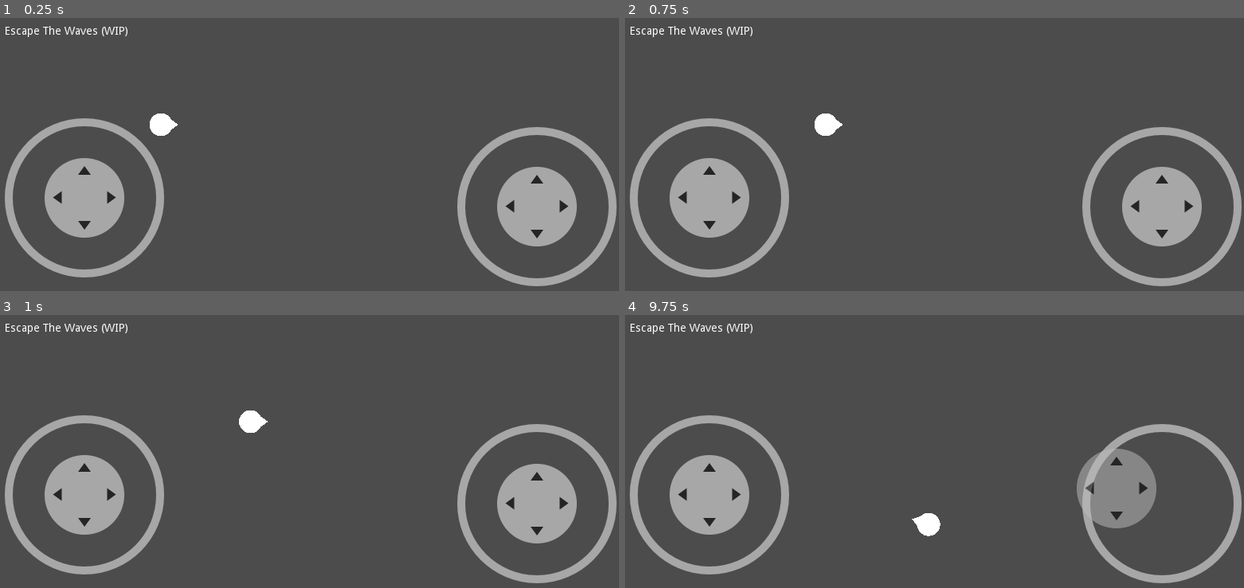
Above: before the commit, frames 1-4 (two rows, left to right).
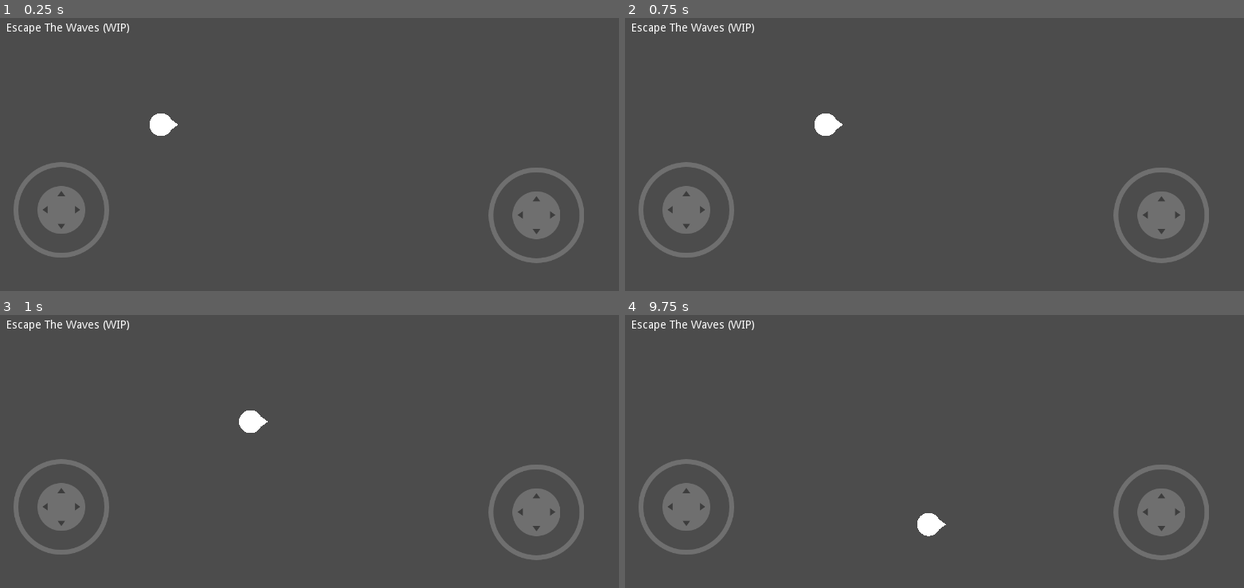
Above: after the commit, the same moments.

Repository: EmilienLeroy/EscapeTheWave
Game: Godot game, scene res://main.tscn
Same seed, same stepped clock (60 frames per second), same inputs: the game is played once before the commit and once after it.
Inputs (mouse positions are in pixels of both pictures, inside the frame that each line leads up to):
- Up to frame 1 (0.25 s): no input
- Up to frame 2 (0.75 s): tap Enter at 0.5 s; move the mouse to (1064, 135) at 0.52 s; hold Right (ui_right) from 0.53 s (still down); click (1064, 135) at 0.67 s
- Up to frame 3 (1 s): keep holding Right (ui_right)
- Up to frame 4 (9.75 s): release Right (ui_right) at 1.25 s; drag from (798, 459) to (891, 503) at 1.27 s; tap Space at 2, 5, 8 s; move the mouse to (990, 383) at 2.02 s; hold Right (ui_right) 2.03-2.75 s; drag from (891, 503) to (736, 402) at 2.77 s; tap Enter at 3.5, 6.5 s; move the mouse to (1114, 489) at 3.52 s; hold Left (ui_left) 3.53-4.25 s; drag from (736, 402) to (829, 375) at 4.27 s; move the mouse to (959, 446) at 5.02 s; hold Down (ui_down) 5.03-5.75 s; click (959, 446) at 5.17 s; drag from (829, 375) to (798, 459) at 5.77 s; move the mouse to (1064, 432) at 6.52 s; hold Up (ui_up) 6.53-7.25 s; drag from (798, 459) to (891, 503) at 7.27 s; move the mouse to (990, 383) at 8.02 s; hold Down (ui_down) 8.03-8.75 s; drag from (891, 503) to (736, 402) at 8.77 s; move the mouse to (1114, 489) at 9.52 s; hold Up (ui_up) from 9.53 s (still down); click (1114, 489) at 9.67 s

The runs differ from the first frame. In frame 1, 12% of the frame differs, in the area x 0-100%, y 1-99%; in frame 2, 12%; in frame 3, 12%; in frame 4, 12%.

Commit message:
✨ Improve control style and position

Diff:
--- a/entities/control/control.gd
+++ b/entities/control/control.gd
@@ -1,4 +1,4 @@
-class_name ControlTouch extends Node2D
+class_name ControlTouch extends CanvasLayer
 
 onready var left = $Left;
 onready var right = $Right;
--- a/entities/control/control.tscn
+++ b/entities/control/control.tscn
@@ -3,27 +3,36 @@
 [ext_resource path="res://addons/joystick/virtual_joystick.tscn" type="PackedScene" id=1]
 [ext_resource path="res://entities/control/control.gd" type="Script" id=2]
 
-[node name="Control" type="Node2D"]
+[node name="Control" type="CanvasLayer"]
 script = ExtResource( 2 )
 
-[node name="Left" parent="." instance=ExtResource( 1 )]
-margin_left = 29.0
-margin_top = 142.0
-margin_right = 229.0
-margin_bottom = 342.0
-rect_pivot_offset = Vector2( -252, -137 )
+[node name="Right" parent="." instance=ExtResource( 1 )]
+modulate = Color( 1, 1, 1, 0.196078 )
+anchor_left = 1.0
+anchor_right = 1.0
+margin_left = -203.0
+margin_top = -198.0
+margin_right = -5.0
+margin_bottom = 7.0
+rect_scale = Vector2( 0.6, 0.6 )
+rect_pivot_offset = Vector2( 98.926, 100.593 )
+clampzone_size = 50.0
 use_input_actions = false
 action_left = "ui_left_touch"
 action_right = "ui_right_touch"
 action_up = "ui_up_touch"
 action_down = "ui_down_touch"
 
-[node name="Right" parent="." instance=ExtResource( 1 )]
-margin_left = 597.0
-margin_top = 153.0
-margin_right = 797.0
-margin_bottom = 353.0
-rect_pivot_offset = Vector2( -252, -137 )
+[node name="Left" parent="." instance=ExtResource( 1 )]
+modulate = Color( 1, 1, 1, 0.196078 )
+margin_left = 0.0
+margin_top = -204.0
+margin_right = 200.0
+margin_bottom = 0.0
+rect_scale = Vector2( 0.6, 0.6 )
+rect_pivot_offset = Vector2( 100.407, 99.2963 )
+size_flags_horizontal = 3
+clampzone_size = 50.0
 use_input_actions = false
 action_left = "ui_left_touch"
 action_right = "ui_right_touch"
--- a/main.tscn
+++ b/main.tscn
@@ -6,10 +6,10 @@
 [node name="Main" type="Node2D"]
 
 [node name="Label" type="Label" parent="."]
-margin_left = 29.0
-margin_top = 26.0
-margin_right = 146.0
-margin_bottom = 40.0
+margin_left = 31.0
+margin_top = 22.0
+margin_right = 186.0
+margin_bottom = 36.0
 text = "Escape The Waves (WIP)"
 
 [node name="Player" parent="." instance=ExtResource( 1 )]
--- a/project.godot
+++ b/project.godot
@@ -9,7 +9,7 @@
 config_version=4
 
 _global_script_classes=[ {
-"base": "Node2D",
+"base": "CanvasLayer",
 "class": "ControlTouch",
 "language": "GDScript",
 "path": "res://entities/control/control.gd"
@@ -35,7 +35,7 @@
 window/size/width=800
 window/size/height=360
 window/stretch/mode="2d"
-window/stretch/aspect="keep"
+window/stretch/aspect="expand"
 
 [gui]
 
